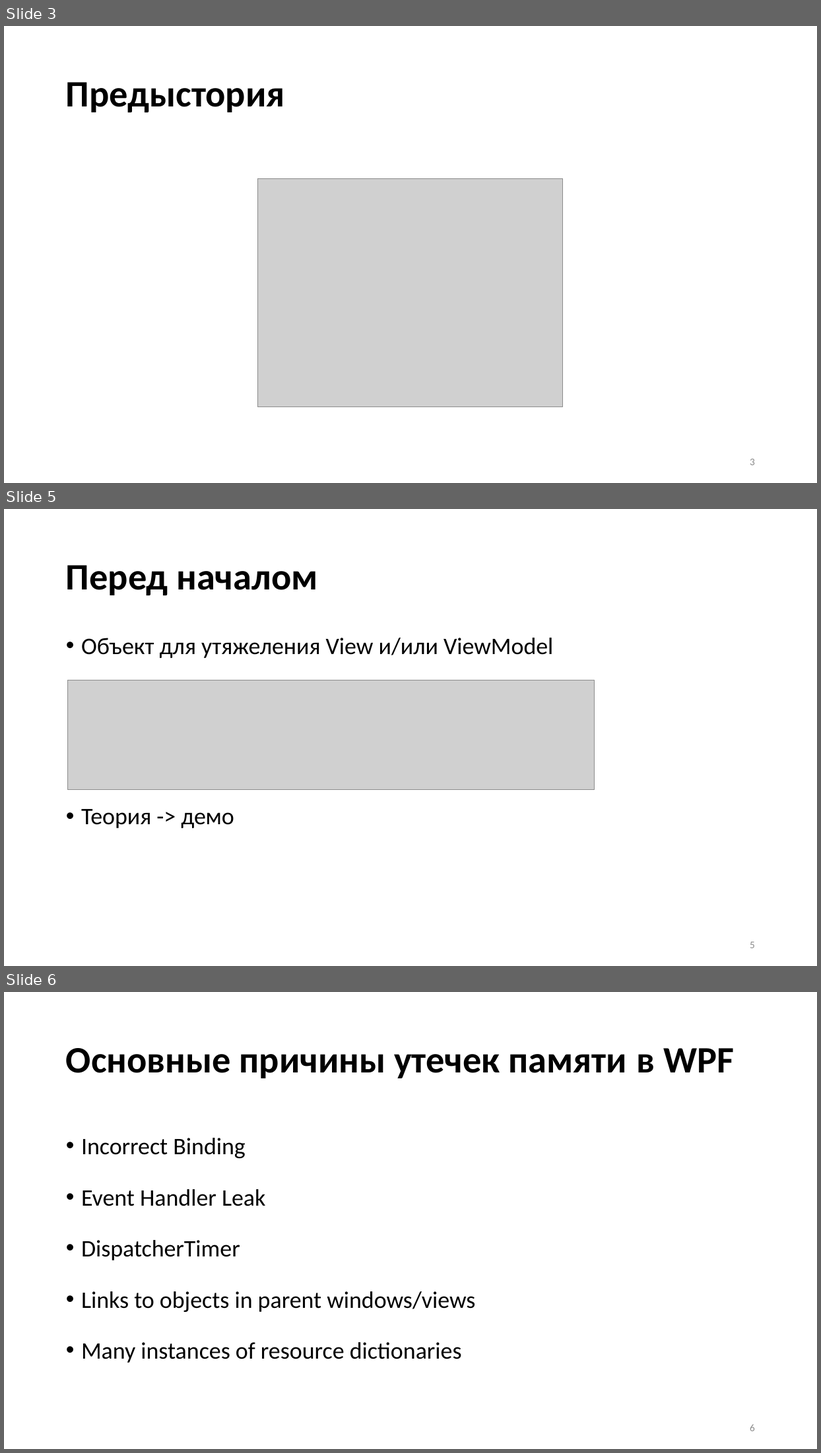
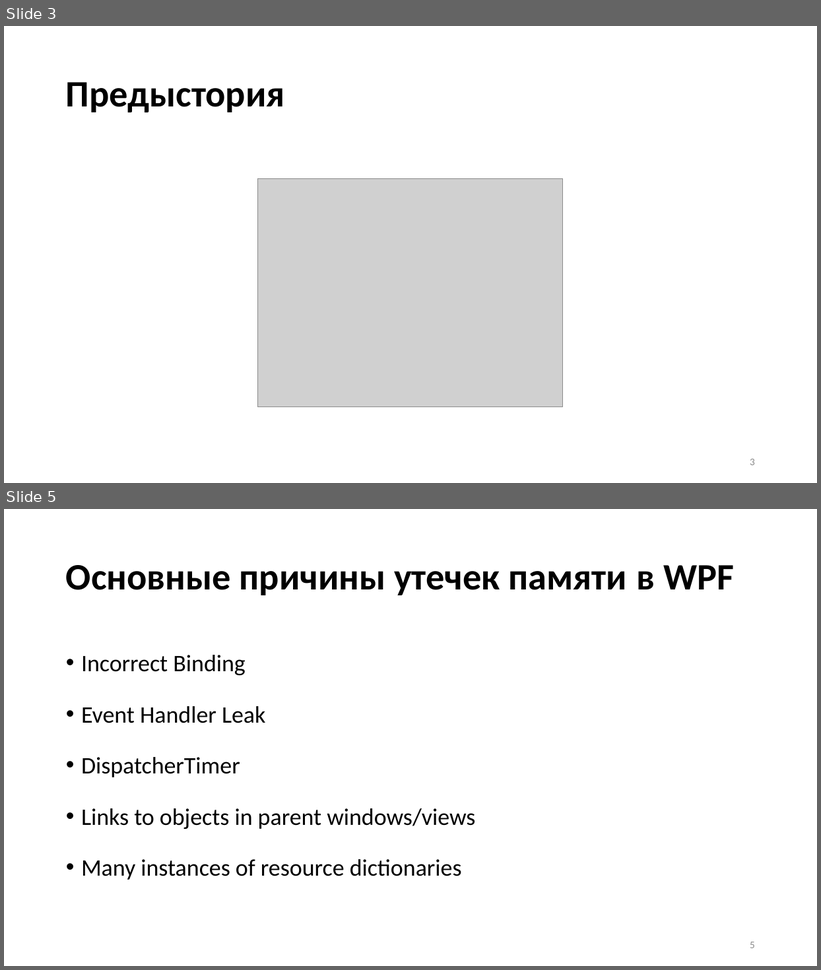
Before and after one commit to Talrandel/MemoryLeak, a slide deck: Утечки памяти.pptx. Shown one above the other, each under a label of ours: slides 3, 5 and 6 before the commit, slides 3 and 5 after it; the slides between them are not shown. The pictures are 821x1453 and 821x970 pixels, drawn with LibreOffice and Linux fonts; fonts in the diff are those of the drawing; grey boxes stand for pictures. Boxes give left, top, right and bottom in pixels: in the first picture for what was removed or moved away, otherwise in the second. Text is boxed around its words. In the diff, an @@ line names an element or a change of style, - is before the commit and + after.

```diff
--- a/Утечки памяти.pptx
+++ b/Утечки памяти.pptx
@@ slide 5 removed at bbox=[4, 509, 817, 966], background #FFFFFF @@
@@ title removed at bbox=[66, 565, 318, 595] @@
-Перед началом
@@ text removed at bbox=[81, 638, 553, 828] @@
-• Объект для утяжеления View и/или ViewModel
-• Теория -> демо
@@ picture removed at bbox=[67, 680, 595, 789] @@
@@ page number removed at bbox=[750, 942, 755, 949] @@
-5
@@ what was slide 6 is now slide 5 @@
@@ page number at bbox=[750, 942, 755, 949]: text changed @@
-6
+5
```
Also in this commit, not shown: 11 slides changed, 1 other slide removed, 7 other files.
